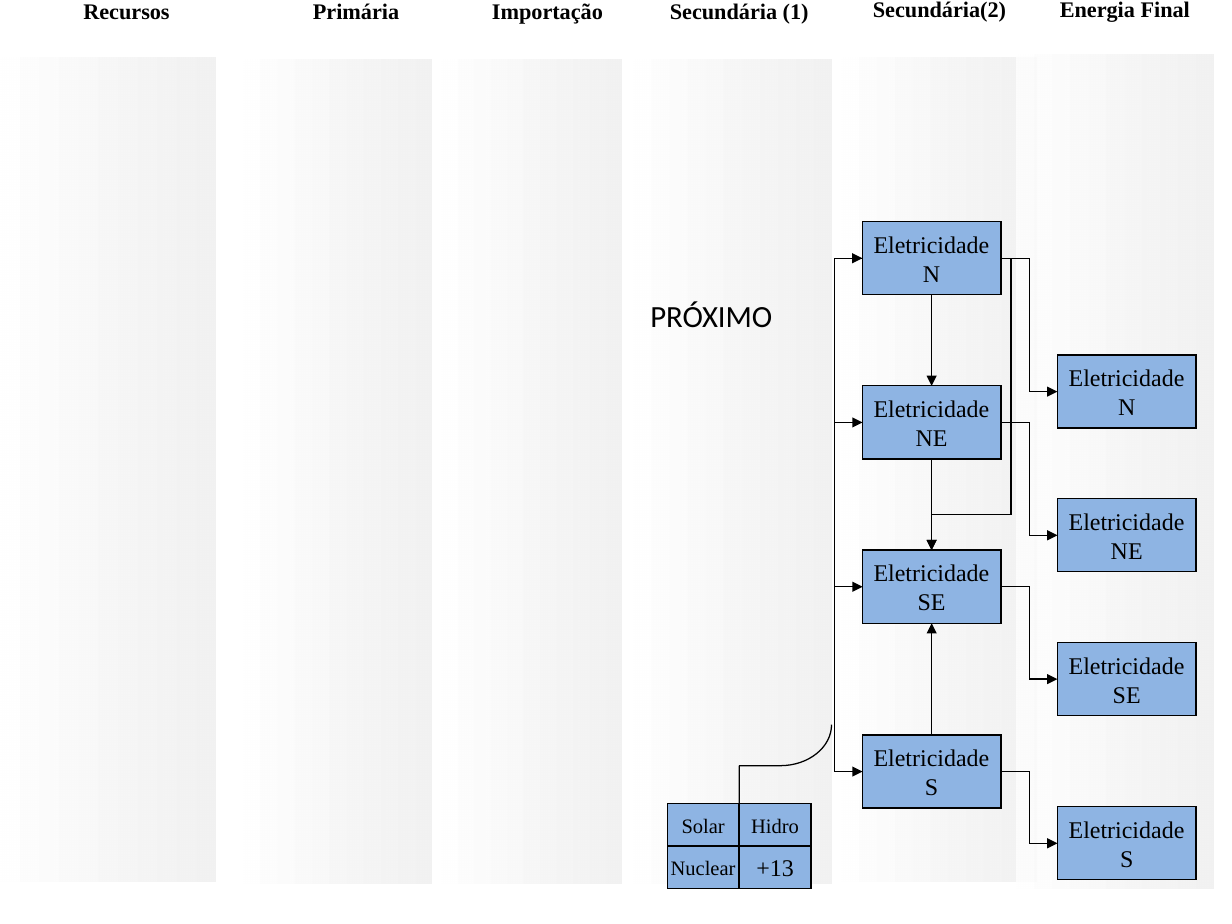
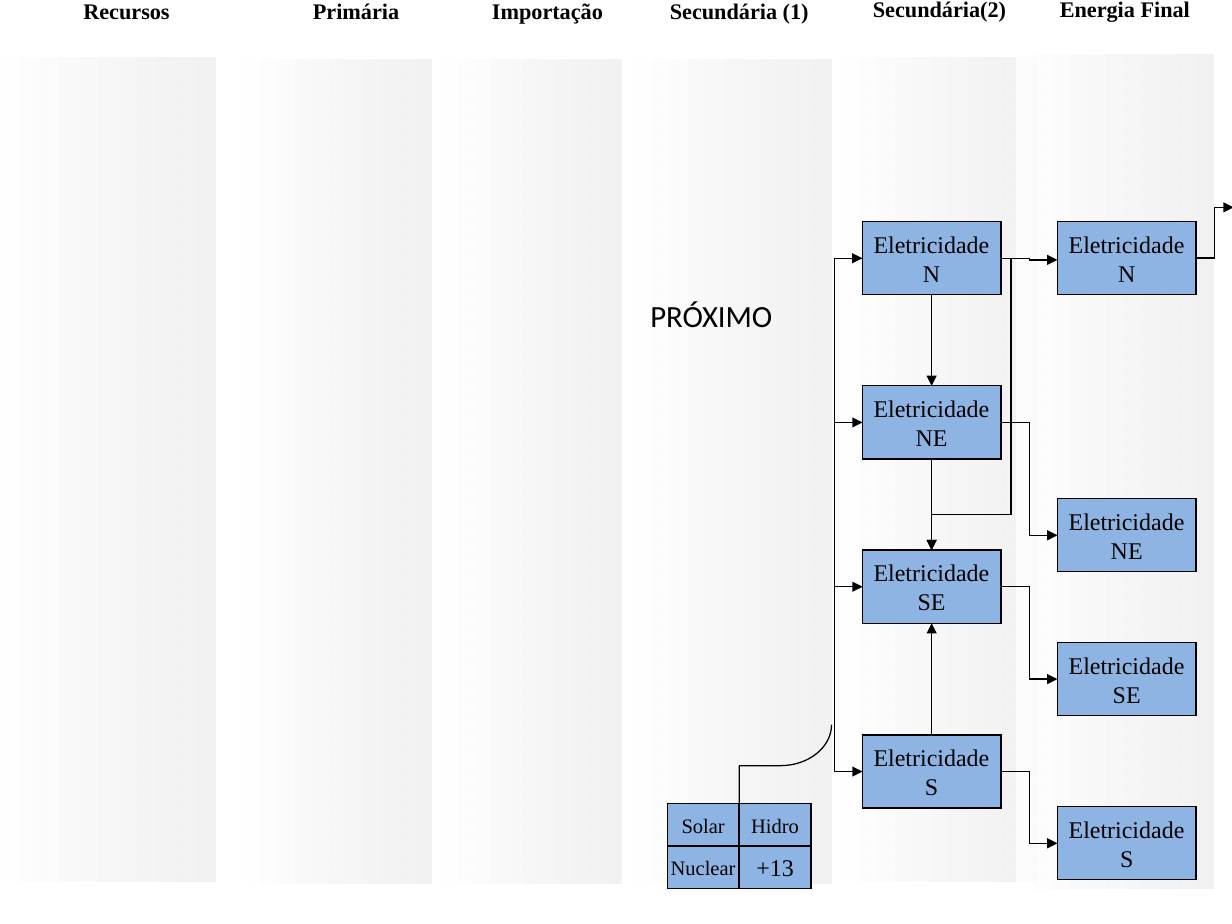
Before and after one commit to jonathanvvelasco/Rede_e_Gas, a slide deck: slide 2 of Documentação/1-Diagrama PPT/Cadeias Energéticas.pptx. Drawn at 1232x924 pixels with LibreOffice and Linux fonts; fonts in the diff are those of the drawing. Boxes give left, top, right and bottom in pixels: in the first picture for what was removed or moved away, otherwise in the second. Text is boxed around its words. In the diff, an @@ line names an element or a change of style, - is before the commit and + after.

Commit message:
Renomeia subsystems e PPT
- Acrescenta Energia final 2 e Households no PPT

```diff
--- a/Documentação/1-Diagrama PPT/Cadeias Energéticas.pptx
+++ b/Documentação/1-Diagrama PPT/Cadeias Energéticas.pptx
@@ elbow arrow added from (1196, 259) to (1232, 207), #000000 0.75 pt @@
@@ rectangle "Eletricidade": place and size @@
-rectangle "Eletricidade" at (1057,355,1195,428)
+rectangle "Eletricidade" at (1057,222,1195,294)
@@ elbow arrow moved from (1000, 259) - (1057, 392) to (1000, 259) - (1057, 260) @@
```
Also in this commit, not shown: 3 other files.
